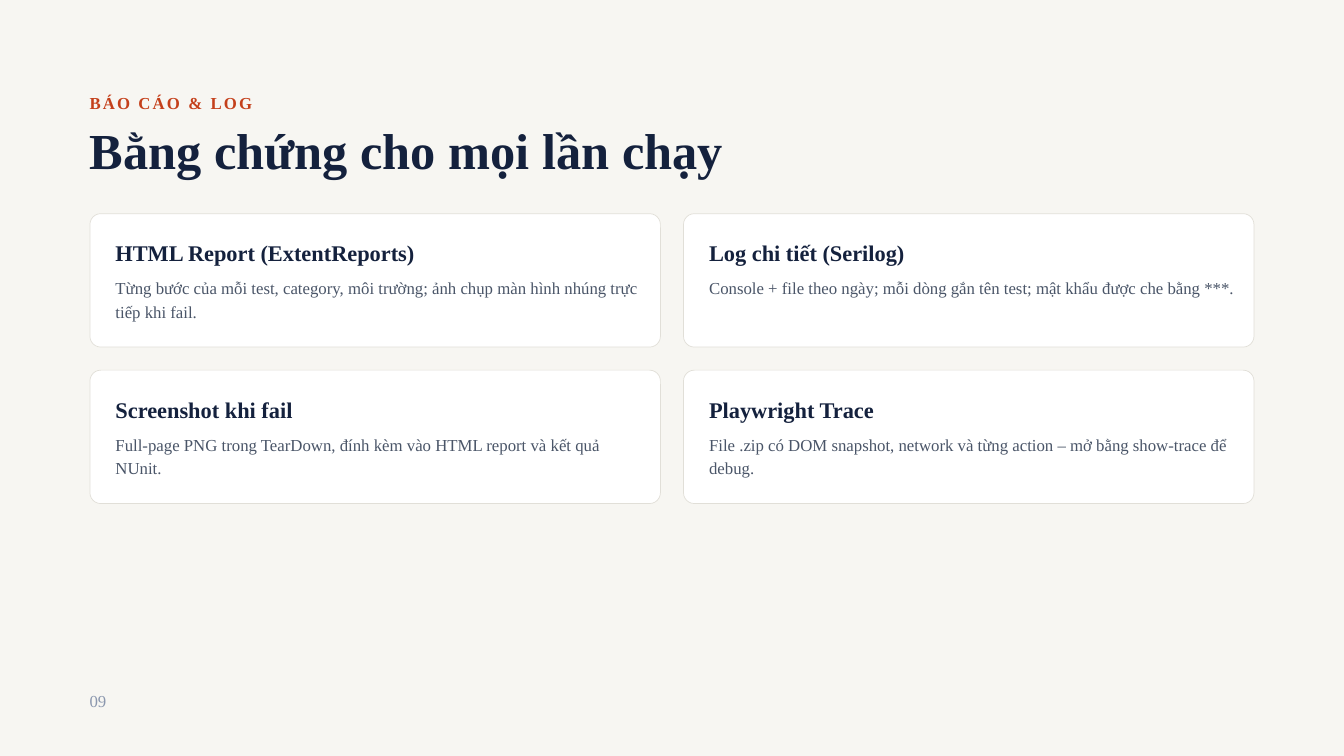
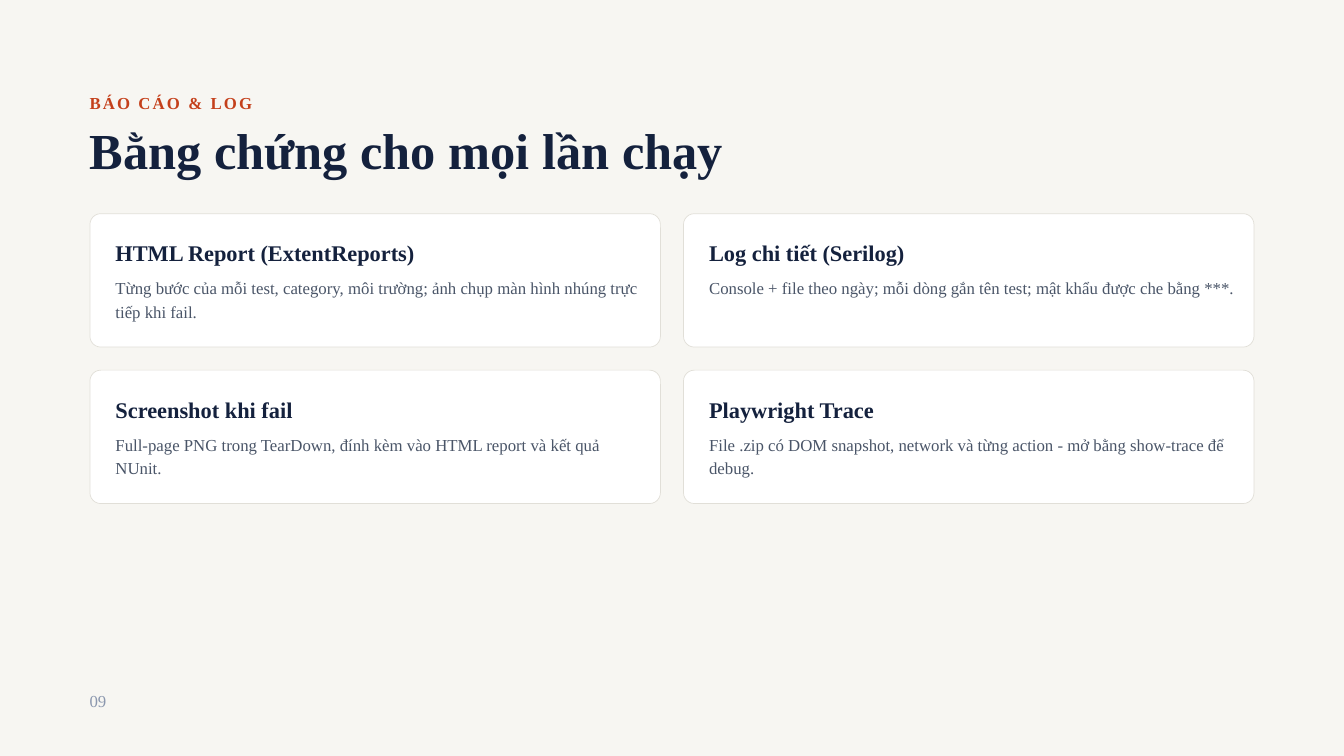
Before and after one commit to kh4nhNLK7068/CapstonePlaywrightTesting19, a slide deck: slide 9 of docs/Capstone Automation - Movie Booking.pptx. Drawn at 1344x756 pixels with LibreOffice and Linux fonts; fonts in the diff are those of the drawing. Boxes give left, top, right and bottom in pixels: in the first picture for what was removed or moved away, otherwise in the second. Text is boxed around its words. In the diff, an @@ line names an element or a change of style, - is before the commit and + after.

```diff
--- a/docs/Capstone Automation - Movie Booking.pptx
+++ b/docs/Capstone Automation - Movie Booking.pptx
@@ text at box(709, 439, 1224, 478): text changed @@
-File .zip có DOM snapshot, network và từng action – mở bằng show-trace để debug.
+File .zip có DOM snapshot, network và từng action - mở bằng show-trace để debug.
```
Also in this commit, not shown: 6 other slides changed, 1 other file.
